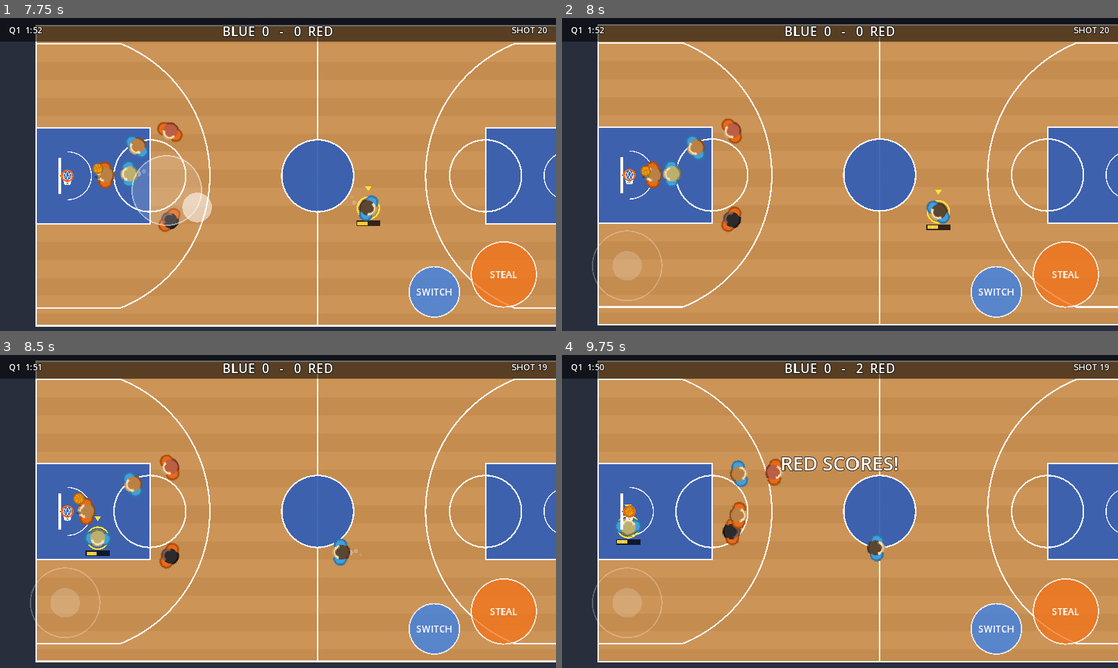
Above: before the commit, frames 1-4 (two rows, left to right).
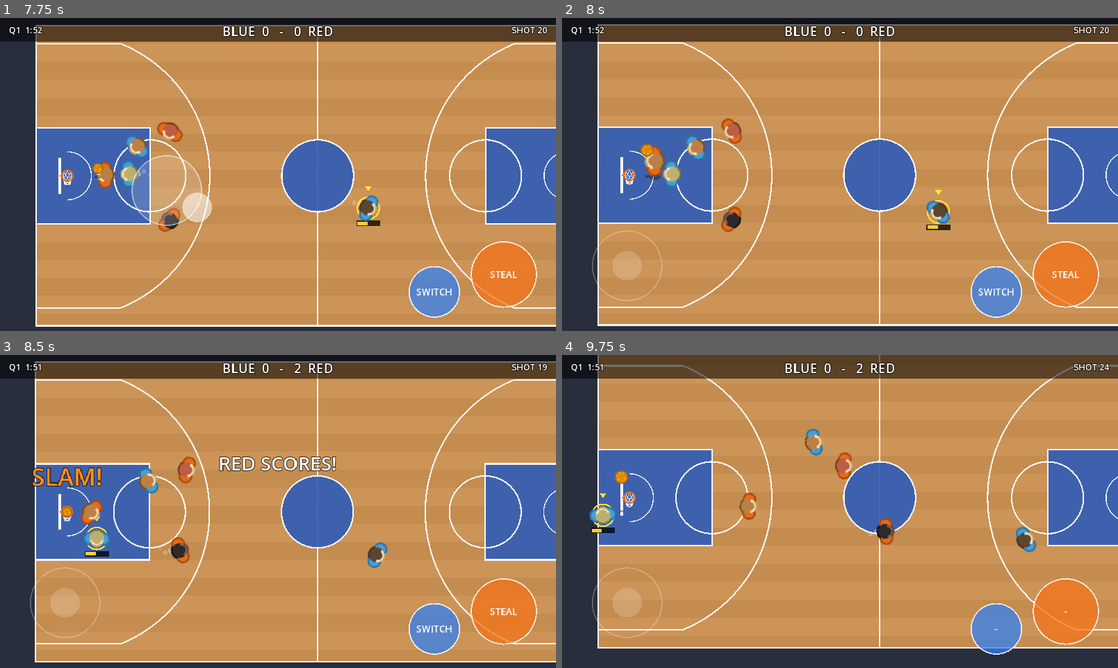
Above: after the commit, the same moments.

Repository: Kirmalo/road-trip-hoops
Game: Godot game, scene res://main.tscn
Two runs of this game, one before a commit and one after it. Both use one fixed random seed, a clock stepped at 60 frames per second and the inputs below.
Inputs (mouse positions are in pixels of both pictures, inside the frame that each line leads up to):
- Up to frame 1 (7.75 s): tap Enter at 0.5 s; move the mouse to (400, 158) at 0.52 s; hold D 0.53-1.25 s; tap J at 0.6, 5.1 s; click (400, 158) at 0.67 s; tap Space at 0.77, 3.77, 6.77 s; drag from (166, 190) to (250, 237) at 1.27 s; move the mouse to (333, 105) at 2.02 s; hold D 2.03-2.75 s; hold Shift 2.03-2.75 s; drag from (250, 237) to (111, 127) at 2.77 s; move the mouse to (444, 221) at 3.52 s; hold A 3.53-4.25 s; tap K at 3.6 s; drag from (111, 127) to (194, 96) at 4.27 s; move the mouse to (305, 174) at 5.02 s; hold S 5.03-5.75 s; click (305, 174) at 5.17 s; drag from (194, 96) to (166, 190) at 5.77 s; move the mouse to (400, 158) at 6.52 s; hold W 6.53-7.25 s; hold Shift 6.53-7.25 s; drag from (166, 190) to (250, 237) at 7.27 s
- Up to frame 2 (8 s): no input
- Up to frame 3 (8.5 s): move the mouse to (333, 442) at 8.02 s; hold S from 8.03 s (still down); tap K at 8.1 s
- Up to frame 4 (9.75 s): release S at 8.75 s; drag from (812, 574) to (673, 464) at 8.77 s; move the mouse to (1006, 558) at 9.52 s; hold W from 9.53 s (still down); tap J at 9.6 s; click (1006, 558) at 9.67 s

Frame 1 is identical in both runs. In frame 2, 0.9% of the frame differs, in the area x 6-100%, y 7-99%; in frame 3, 4.9%; in frame 4, 16%, in the area x 4-100%, y 0-99%.

Commit message:
P1-05: auto-dunk and layup
Shoot inside LAYUP_RANGE (9 ft) takes off for a dunk (inside 6 ft and at 70%+ speed
or turbo) or a layup, with no shot meter. Jump animation with shadow and scale-up, the
ball rides up in the hand, a quick slam or a soft layup arc. Contest check at take-off
(block chance and a make penalty by defender distance), make odds aimed at 85% open
dunk / 65% open layup through game.release_shot. Made dunks: SLAM! popup, shake, dunk
sound. CPU dunks at speed and sometimes pulls up for a layup. No turbo penalty on either.
Stats: dunks, dunk_makes, layups, layup_makes, rim_blocks, rim_contested, dunks_t*,
layups_t*, human_dunks, human_layups.

Co-Authored-By: Claude Opus 5.5 <noreply@anthropic.com>
Claude-Session: https://claude.ai/code/session_01K8WPuYbTD1xrCASynmgFd3

Diff:
--- a/scripts/ball.gd
+++ b/scripts/ball.gd
@@ -23,6 +23,16 @@
 var intercept_checked := {}
 var sprite: Sprite2D
 var anim_time := 0.0
+var next_shot_kind := ""   # set by the shooter just before release: "dunk", "layup" or "" (jump shot)
+var shot_kind := ""
+var shot_z0 := 26.0        # height the shot leaves the hand
+
+# ---- dunk and layup flight (tuning) ----
+const DUNK_FLIGHT := 0.12      # seconds from the hand to the rim on a dunk (a quick slam)
+const LAYUP_FLIGHT := 0.4      # seconds for a layup's short soft arc
+const LAYUP_PEAK := 26.0       # extra arc height of a layup in pixels
+const HAND_Z := 22.0           # ball height above a jumping player's jump height
+const SLAM_COLOR := Color(1.0, 0.55, 0.1)
 
 const PASS_SPEED := 720.0
 const GRAVITY := 900.0
@@ -58,9 +68,18 @@
 	shot_start = position
 	shot_hoop = hoop
 	shot_t = 0.0
+	shot_kind = next_shot_kind
+	next_shot_kind = ""
+	shot_z0 = z if shot_kind != "" else 26.0
 	var dist := position.distance_to(hoop)
 	shot_time = 0.55 + dist / 900.0
 	shot_peak = 40.0 + dist * 0.22
+	if shot_kind == "dunk":
+		shot_time = DUNK_FLIGHT
+		shot_peak = 0.0
+	elif shot_kind == "layup":
+		shot_time = LAYUP_FLIGHT
+		shot_peak = LAYUP_PEAK
 	shot_made = made
 	shot_points = points
 	blocked_checked = false
@@ -87,7 +106,9 @@
 				return
 			var dir := Vector2.from_angle(holder.facing)
 			position = holder.position + dir * 15.0
-			if holder.shooting:
+			if holder.rim_kind != "":
+				z = holder.jump_z + HAND_Z  # carried up in the jump
+			elif holder.shooting:
 				z = 26.0
 			else:
 				z = 4.0 + abs(sin(anim_time * 9.0)) * 16.0
@@ -119,6 +140,10 @@
 				z = 0.0
 				if shot_made:
 					make_dead()
+					if shot_kind != "":
+						game.stat(shot_kind + "_makes")
+					if shot_kind == "dunk":
+						slam_feedback()
 					game.on_shot_made(shooter, shot_points)
 				else:
 					# rim out: bounce back toward the court
@@ -129,7 +154,7 @@
 					game.on_shot_missed(shooter)
 				return
 			position = shot_start.lerp(shot_hoop, shot_t)
-			z = 26.0 * (1.0 - shot_t) + 4.0 * shot_peak * shot_t * (1.0 - shot_t)
+			z = shot_z0 * (1.0 - shot_t) + 4.0 * shot_peak * shot_t * (1.0 - shot_t)
 		LOOSE:
 			position += vel * delta
 			vel *= pow(0.35, delta)
@@ -164,6 +189,13 @@
 	sprite.scale = Vector2(s, s)
 	queue_redraw()
 
+func slam_feedback() -> void:
+	if game.fx:
+		game.fx.popup("SLAM!", shot_hoop + Vector2(0, -56), SLAM_COLOR, 48)
+		game.fx.shake(8.0, 0.35)
+	if game.audio:
+		game.audio.play("dunk")
+
 func _draw() -> void:
 	# shadow on the floor
 	var r := 7.0 - minf(z, 60.0) / 20.0
--- a/scripts/player.gd
+++ b/scripts/player.gd
@@ -43,6 +43,36 @@
 var since_turbo := 99.0           # seconds since this player last sprinted
 var humantest := false
 
+# ---- dunks and layups (tuning) ----
+const DUNK_RANGE := 6.0           # feet from the rim: a dunk is possible inside this
+const LAYUP_RANGE := 9.0          # feet from the rim: Shoot inside this is a layup (or dunk), no shot meter
+const DUNK_SPEED_FRAC := 0.7      # dunk needs at least this fraction of top speed (or turbo)
+const DUNK_TIME := 0.55           # seconds in the air for a dunk
+const LAYUP_TIME := 0.45          # seconds in the air for a layup
+const DUNK_JUMP_PX := 30.0        # jump height in pixels (drawn as an upward offset)
+const LAYUP_JUMP_PX := 20.0
+const DUNK_RELEASE := 0.55        # fraction of the jump when the ball leaves the hand
+const LAYUP_RELEASE := 0.5
+const RIM_GLIDE := 0.45           # fraction of top speed the jumper keeps drifting toward the rim
+const DUNK_OPEN_PCT := 0.85       # make chance of an open dunk
+const LAYUP_OPEN_PCT := 0.65      # make chance of an open layup
+const CONTEST_FT := 4.0           # nearest defender inside this contests the take-off
+const DUNK_BLOCK_CHANCE := 0.18   # block chance with a defender right on you (less further away)
+const LAYUP_BLOCK_CHANCE := 0.12
+const CONTEST_MAKE_MULT := 0.9    # extra make-odds multiplier with a defender right on you (eases off with distance)
+const CPU_FINISH_FT := 4.5        # CPU handler finishes at the rim inside this (any speed)
+const CPU_LAYUP_CHANCE := 0.45    # CPU entering LAYUP_RANGE with a defender close: chance it pulls up for a layup
+const CPU_LAYUP_OPEN_CHANCE := 0.15  # same with nobody close (otherwise it keeps going for the dunk)
+
+var rim_kind := ""                # "dunk" or "layup" while in the air, "" otherwise
+var jump_t := 0.0                 # seconds since take-off
+var jump_time := 0.0
+var jump_z := 0.0                 # current height of the jump in pixels
+var jump_released := false
+var rim_quality := 1.0
+var rim_blocker = null            # defender who will block this one (decided at take-off)
+var cpu_rim_rolled := false       # CPU already decided layup-or-keep-going on this drive
+
 # Offensive spots, in feet: (distance out from the baseline side of the hoop, sideways offset)
 const SPOTS := [
 	Vector2(24, 0),    # top of the key
@@ -79,7 +109,9 @@
 		game.stat("frames")
 	var desired := Vector2.ZERO
 	var want_turbo := false
-	if shooting:
+	if rim_kind != "":
+		desired = update_rim_move(delta)
+	elif shooting:
 		if not has_ball():
 			shooting = false
 		elif is_human:
@@ -105,6 +137,9 @@
 	velocity = velocity.move_toward(desired, 1600.0 * delta)
 	position += velocity * delta
 	position = game.clamp_to_court(position)
+	var lift := jump_z / DUNK_JUMP_PX
+	sprite.position = Vector2(0, -jump_z)
+	sprite.scale = Vector2(1.75, 1.75) * (1.0 + 0.15 * lift)
 	# face where we are going, or the ball when standing still
 	var look := velocity
 	if look.length() < 15.0:
@@ -171,14 +206,18 @@
 # ---------------- shooting ----------------
 
 func start_shot() -> void:
-	if has_ball() and not shooting:
+	if has_ball() and not shooting and rim_kind == "":
+		var d_ft: float = position.distance_to(game.attack_hoop(team)) / game.FT
+		if d_ft <= LAYUP_RANGE:
+			start_rim_move(d_ft)
+			return
 		shooting = true
 		shot_charge = 0.0
 		cpu_shot_time = game.rng.randf_range(0.3, 0.45)
 
 func release_shot() -> void:
-	if not shooting:
-		return
+	if not shooting or rim_kind != "":
+		return  # dunks and layups release on their own
 	shooting = false
 	var quality := 1.0
 	if game.is_human(self):
@@ -198,6 +237,84 @@
 		quality *= TURBO_SHOT_PENALTY
 		game.stat("turbo_jumpers")
 	game.release_shot(self, quality)
+
+# ---------------- dunks and layups ----------------
+
+func is_dunk_speed() -> bool:
+	return turbo or since_turbo < 0.2 or velocity.length() >= DUNK_SPEED_FRAC * speed
+
+# Shoot near the rim: take off for a dunk (very close and fast) or a layup. No shot meter.
+func start_rim_move(d_ft: float) -> void:
+	var dunk := d_ft <= DUNK_RANGE and is_dunk_speed()
+	rim_kind = "dunk" if dunk else "layup"
+	jump_time = DUNK_TIME if dunk else LAYUP_TIME
+	jump_t = 0.0
+	jump_z = 0.0
+	jump_released = false
+	shooting = true
+	game.stat(rim_kind + "s")
+	game.stat("%ss_t%d" % [rim_kind, team])
+	if game.is_human(self):
+		game.stat("human_" + rim_kind + "s")
+	# contest check at take-off (make odds are set at release, see release_rim_shot)
+	rim_quality = 1.0
+	rim_blocker = null
+	var def = game.nearest_opponent(self)
+	if def != null:
+		var c_ft: float = def.position.distance_to(position) / game.FT
+		if c_ft < CONTEST_FT:
+			var close := clampf(1.5 * (1.0 - c_ft / CONTEST_FT), 0.0, 1.0)
+			rim_quality *= lerpf(1.0, CONTEST_MAKE_MULT, close)
+			game.stat("rim_contested")
+			var chance := (DUNK_BLOCK_CHANCE if dunk else LAYUP_BLOCK_CHANCE) * close
+			if game.rng.randf() < chance:
+				rim_blocker = def
+
+# Runs every frame while in the air; returns the desired velocity (a glide toward the rim).
+func update_rim_move(delta: float) -> Vector2:
+	jump_t += delta
+	var f := clampf(jump_t / jump_time, 0.0, 1.0)
+	var peak := DUNK_JUMP_PX if rim_kind == "dunk" else LAYUP_JUMP_PX
+	jump_z = peak * sin(PI * f)
+	var release_at := DUNK_RELEASE if rim_kind == "dunk" else LAYUP_RELEASE
+	if not jump_released and f >= release_at:
+		jump_released = true
+		shooting = false
+		if has_ball():
+			release_rim_shot()
+	elif not jump_released and not has_ball():
+		jump_released = true  # stripped or the period ended: just land
+		shooting = false
+	if f >= 1.0:
+		rim_kind = ""
+		jump_z = 0.0
+		shooting = false
+		return Vector2.ZERO
+	var hoop: Vector2 = game.attack_hoop(team)
+	var under: Vector2 = hoop + Vector2(game.inward(hoop) * 1.5 * game.FT, 0)
+	return seek(under, RIM_GLIDE)
+
+func release_rim_shot() -> void:
+	var ball = game.ball
+	ball.next_shot_kind = rim_kind
+	if rim_blocker != null:
+		# blocked at the rim: the shot goes up (counts as a shot) and gets swatted
+		game.release_shot(self, 0.0)
+		if ball.state == ball.SHOT:
+			ball.shot_made = false
+			game.block_shot(rim_blocker)
+			game.stat("rim_blocks")
+			if game.fx:
+				game.fx.shake(4.0, 0.2)
+		return
+	# aim the open make chance at DUNK_OPEN_PCT / LAYUP_OPEN_PCT; shot_probability() then applies its own
+	# openness penalty (about x0.55 with a defender on you)
+	var d_ft: float = position.distance_to(game.attack_hoop(team)) / game.FT
+	var base := 0.66 if d_ft < 5.0 else maxf(0.02, 0.52 - (d_ft - 5.0) * 0.0075)  # mirrors main.shot_probability
+	var target := DUNK_OPEN_PCT if rim_kind == "dunk" else LAYUP_OPEN_PCT
+	game.release_shot(self, target / base * rim_quality)
+	if ball.state == ball.SHOT:
+		ball.blocked_checked = true  # the take-off contest replaces the CPU jump-shot contest
 
 # ---------------- CPU brain ----------------
 
@@ -286,12 +403,23 @@
 	# sprint on a fast break, or when the lane to the rim is open
 	if fast_break or (open_ft > 6.0 and dist_ft > 8.0 and lane_open(hoop)):
 		cpu_turbo_want = true
+	# attack the rim: once per drive, maybe pull up early for a layup; at full speed close in, dunk
+	if dist_ft > LAYUP_RANGE + 2.0:
+		cpu_rim_rolled = false
+	elif dist_ft <= LAYUP_RANGE and dist_ft > DUNK_RANGE and not cpu_rim_rolled:
+		cpu_rim_rolled = true
+		if game.rng.randf() < (CPU_LAYUP_CHANCE if open_ft < CONTEST_FT else CPU_LAYUP_OPEN_CHANCE):
+			start_shot()
+			return
+	if dist_ft <= DUNK_RANGE and is_dunk_speed():
+		start_shot()
+		return
 	decision_timer -= delta
 	if decision_timer > 0.0:
 		return
 	decision_timer = game.rng.randf_range(0.3, 0.5)
 	var p: float = game.shot_probability(self, 1.0)
-	if dist_ft < 4.5:
+	if dist_ft < CPU_FINISH_FT:
 		start_shot()
 	elif game.shot_clock < 4.0 and dist_ft < 32.0:
 		start_shot()
@@ -359,6 +487,12 @@
 			game.block_shot(self)
 
 func _draw() -> void:
+	if jump_z > 0.5:
+		# shadow on the floor under a jumping player
+		var sr := 16.0 - jump_z * 0.15
+		draw_set_transform(Vector2(0, 4), 0, Vector2(1, 0.55))
+		draw_circle(Vector2.ZERO, sr, Color(0, 0, 0, 0.3))
+		draw_set_transform(Vector2.ZERO, 0, Vector2.ONE)
 	if turbo and velocity.length() > 20.0:
 		# dust puffs behind a sprinting player
 		var back := -velocity.normalized()
